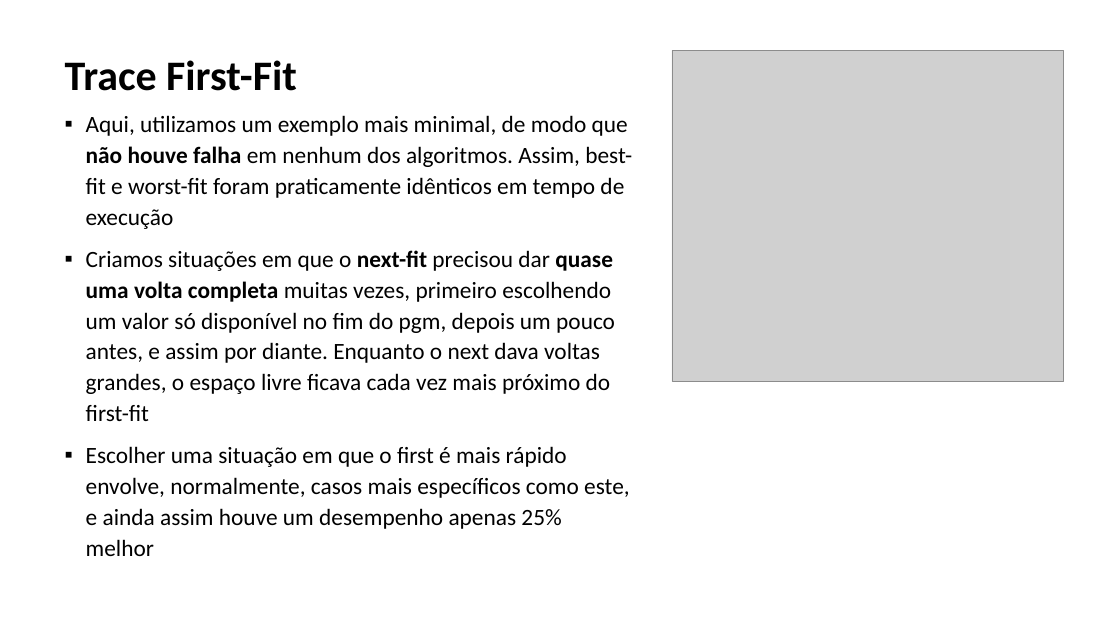
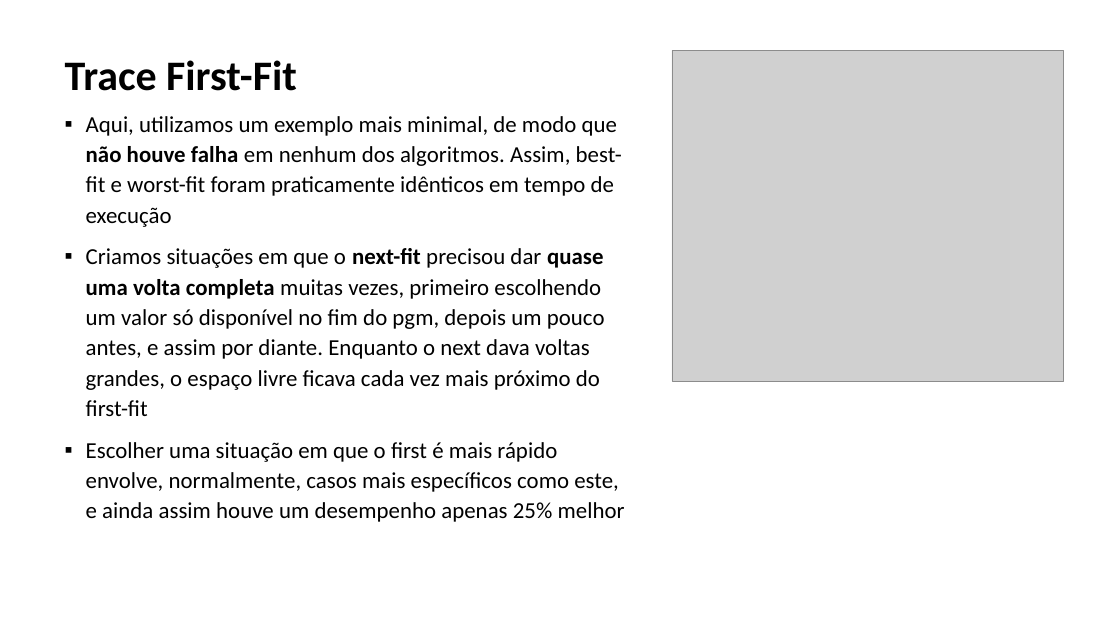
Before and after one commit to MagoDaZueira/MAC0422-EPs, a slide deck: slide 8 of EP3/apresentação/slides.pptx (slide 7 before the commit). Drawn at 1120x630 pixels with LibreOffice and Linux fonts; fonts in the diff are those of the drawing; grey boxes stand for pictures. Boxes give left, top, right and bottom in pixels: in the first picture for what was removed or moved away, otherwise in the second. Text is boxed around its words. In the diff, an @@ line names an element or a change of style, - is before the commit and + after.

```diff
--- a/EP3/apresentação/slides.pptx
+++ b/EP3/apresentação/slides.pptx
@@ text "Aqui, utilizamos um exemplo mais ..." at bbox=[86, 116, 625, 522]: size 20 to 19.7 pt @@
```
Also in this commit, not shown: 5 other slides changed, 1 slide added, 25 other files.
